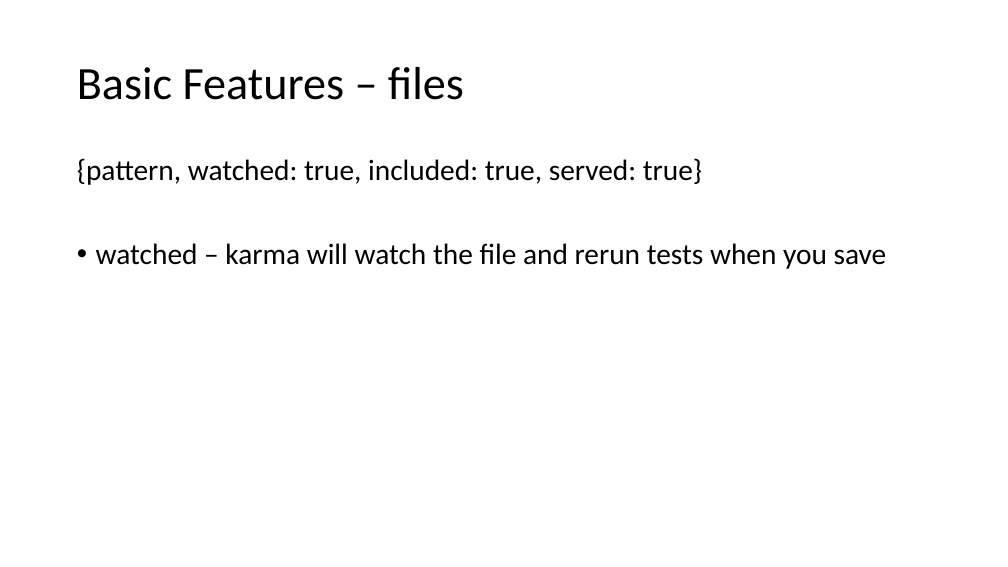
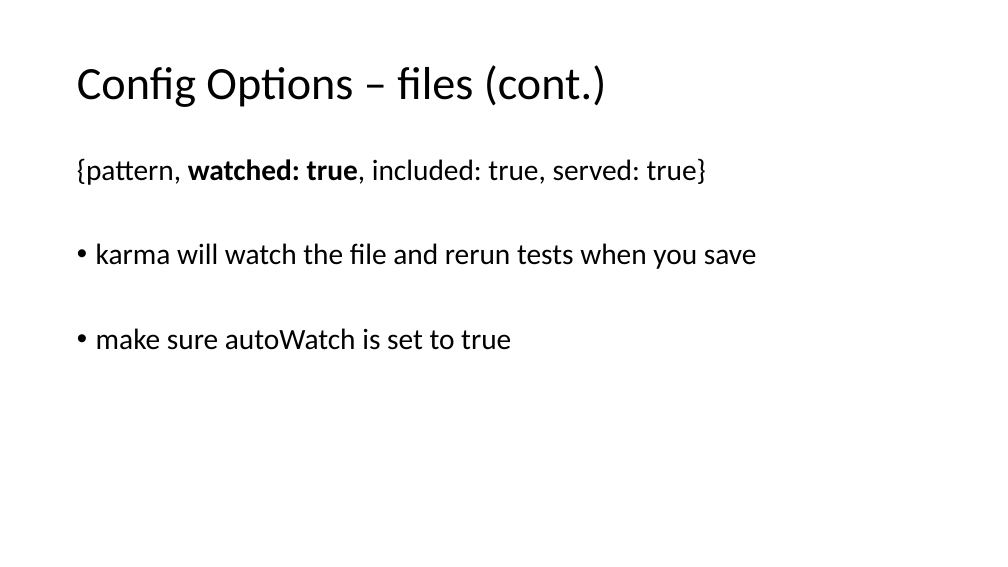
Before and after one commit to phillipskevin/karma-demo, a slide deck: slide 7 of karma-demo-slides.pptx (slide 8 before the commit). Drawn at 1008x567 pixels with LibreOffice and Linux fonts; fonts in the diff are those of the drawing. Boxes give left, top, right and bottom in pixels: in the first picture for what was removed or moved away, otherwise in the second. Text is boxed around its words. In the diff, an @@ line names an element or a change of style, - is before the commit and + after.

```diff
--- a/karma-demo-slides.pptx
+++ b/karma-demo-slides.pptx
@@ title at (77, 65, 606, 107): text changed @@
-Basic Features – files
+Config Options – files (cont.)
@@ text at (77, 158, 706, 185): bold on in "watched: true," @@
@@ text at (96, 243, 757, 350): text changed @@
-• watched – karma will watch the file and rerun tests when you save
+• karma will watch the file and rerun tests when you save
+• make sure autoWatch is set to true
```
Also in this commit, not shown: 11 other slides changed, 1 slide added, 4 slides removed.
